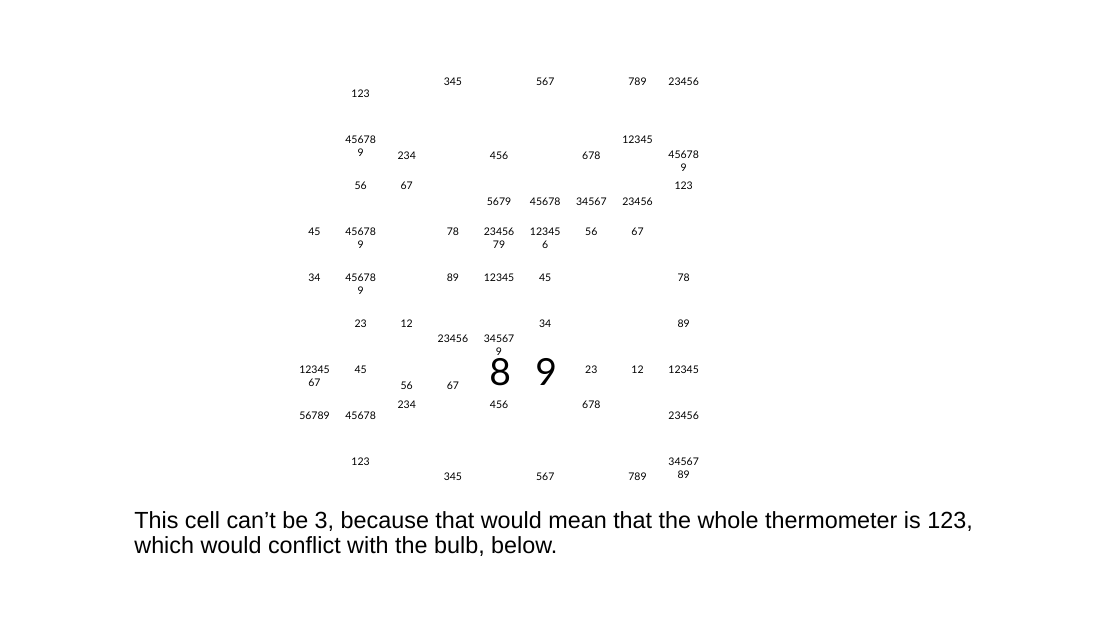
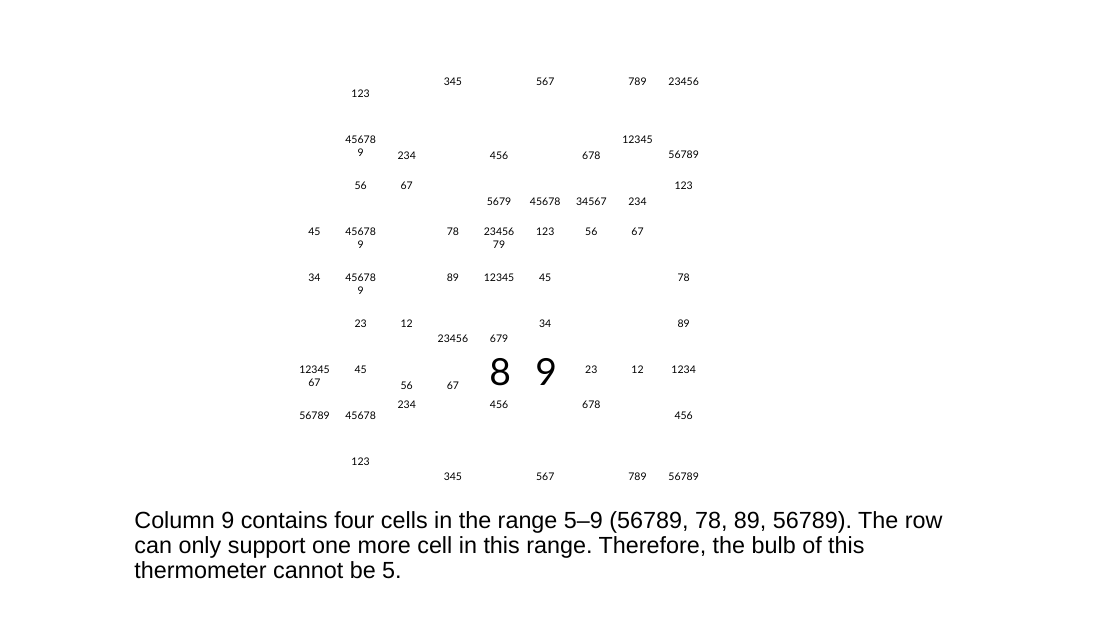
Before and after one commit to jhardis/WSJ_Number_Puzzles, a slide deck: slide 18 of 20260307_2.pptx (slide 13 before the commit). Drawn at 1120x630 pixels with LibreOffice and Linux fonts; fonts in the diff are those of the drawing; background and template pictures are left out. Boxes give left, top, right and bottom in pixels: in the first picture for what was removed or moved away, otherwise in the second. Text is boxed around its words. In the diff, an @@ line names an element or a change of style, - is before the commit and + after.

```diff
--- a/20260307_2.pptx
+++ b/20260307_2.pptx
@@ text at [668,150,698,158]: text changed @@
-456789
+56789
@@ text at [628,197,646,205]: text changed @@
-23456
+234
@@ text at [536,227,554,235]: text changed @@
-123456
+123
@@ text at [490,334,508,342]: text changed @@
-345679
+679
@@ text at [671,365,695,373]: text changed @@
-12345
+1234
@@ text at [675,411,693,419]: text changed @@
-23456
+456
@@ text removed at [658,451,710,485] @@
-3456789
@@ text added at [668,472,698,480], 9 pt, text #000000 @@
+56789
@@ text at [134,511,943,579]: text changed @@
-This cell can’t be 3, because that would mean that the whole thermometer is 123, which would conflict with the bulb, below.
+Column 9 contains four cells in the range 5–9 (56789, 78, 89, 56789). The row can only support one more cell in this range. Therefore, the bulb of this thermometer cannot be 5.
```
Also in this commit, not shown: 59 other slides changed, 3 slides added, 2 slides removed, 1 other file.
